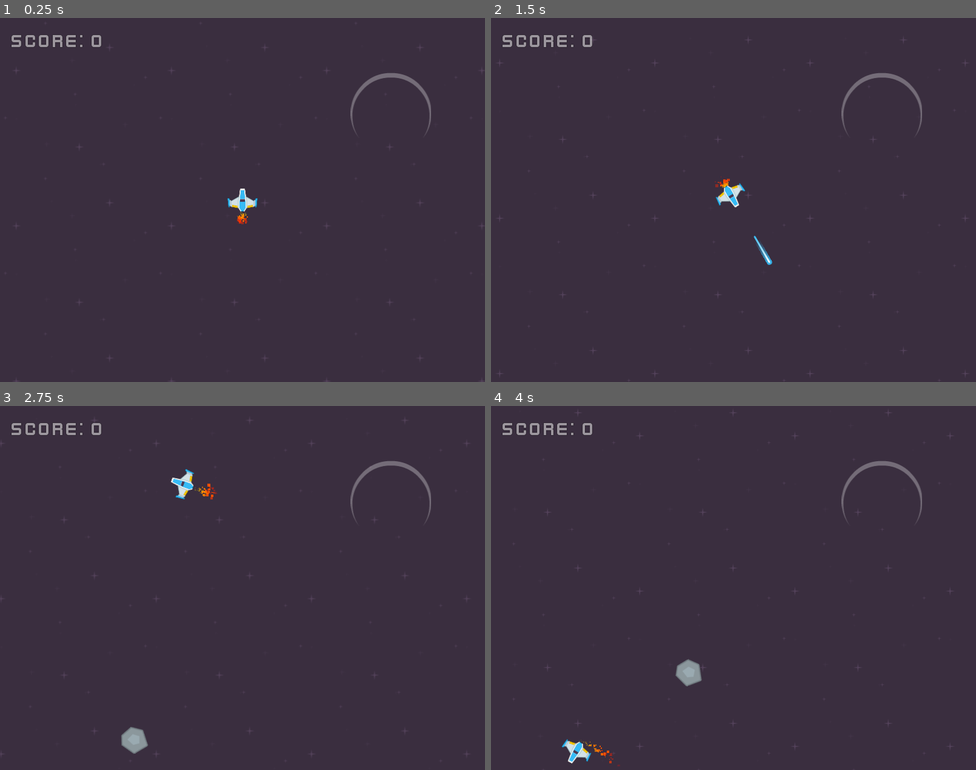
Above: before the commit, frames 1-4 (two rows, left to right).
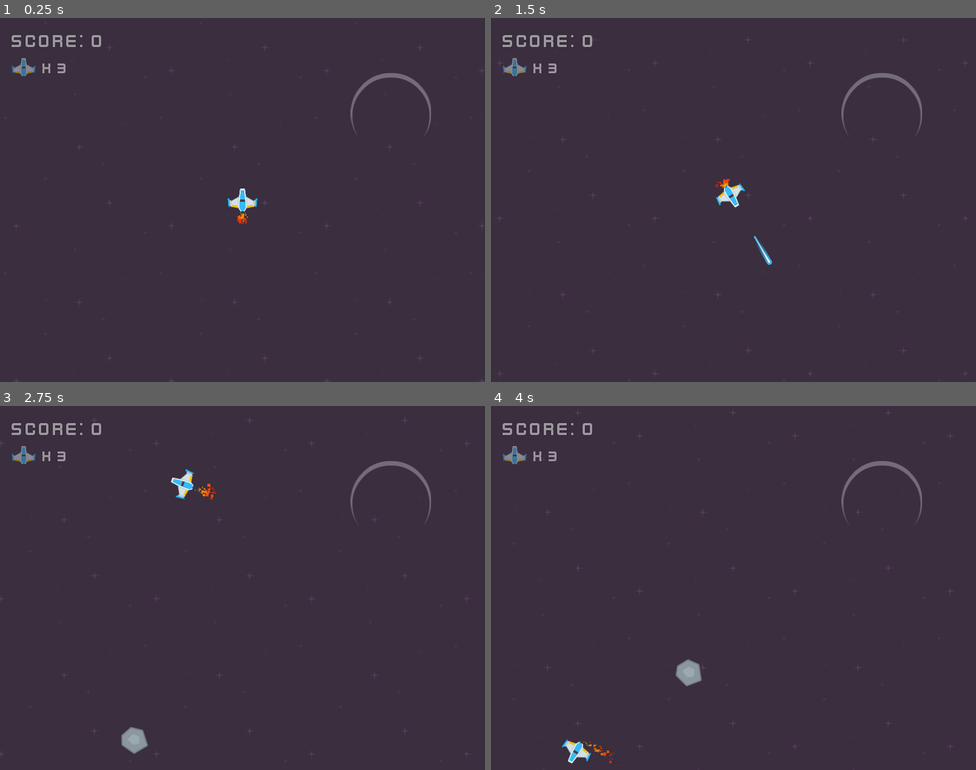
Above: after the commit, the same moments.

Repository: nicognito/game-a-week-001
Game: Godot game, scene res://scenes/level.tscn
The game is run twice, just before and just after one commit, with the same random seed, the same clock (stepped at 60 frames per second) and the same inputs.
Inputs:
- Up to frame 1 (0.25 s): no input
- Up to frame 2 (1.5 s): tap Enter at 0.5 s; hold D (turn_right) 0.53-1.28 s; tap Space (fire) at 0.6, 1.35 s; hold S (move_back) from 1.28 s (still down)
- Up to frame 3 (2.75 s): release S (move_back) at 2.03 s; hold D (turn_right) from 2.03 s (still down); tap Space (fire) at 2.1 s
- Up to frame 4 (4 s): release D (turn_right) at 2.78 s; hold W (move_forward) 2.78-3.53 s; tap Space (fire) at 2.85, 3.6 s; hold A (turn_left) from 3.53 s (still down)

The runs differ from the first frame. In frame 1, 0.2% of the frame differs, in the area x 2-14%, y 11-16%; in frame 2, 0.2%; in frame 3, 0.2%; in frame 4, 0.2%.

Commit message:
Display life

Diff:
--- a/scenes/level.tscn
+++ b/scenes/level.tscn
@@ -1,9 +1,10 @@
-[gd_scene load_steps=7 format=3 uid="uid://vckxp7glvgdk"]
+[gd_scene load_steps=9 format=3 uid="uid://vckxp7glvgdk"]
 
 [ext_resource type="Script" path="res://scripts/level.gd" id="1_3wia8"]
 [ext_resource type="PackedScene" uid="uid://b8338plkfvf4a" path="res://scenes/background.tscn" id="1_gq35q"]
 [ext_resource type="Texture2D" uid="uid://d33e8k8aohbob" path="res://assets/textures/background/shield1.png" id="3_5b4mc"]
 [ext_resource type="FontFile" uid="uid://dqu47qhe3gjsx" path="res://assets/font/kenvector_future_thin.ttf" id="4_v0x4k"]
+[ext_resource type="Texture2D" uid="uid://cemr0dqjxdwyd" path="res://assets/textures/player/playerShip1_blue.png" id="5_wu5h2"]
 
 [sub_resource type="Curve2D" id="Curve2D_u32ap"]
 _data = {
@@ -16,6 +17,10 @@
 font_size = 32
 outline_size = 2
 outline_color = Color(0, 0, 0, 1)
+
+[sub_resource type="LabelSettings" id="LabelSettings_5e1jf"]
+font = ExtResource("4_v0x4k")
+font_size = 26
 
 [node name="Level" type="Node2D"]
 script = ExtResource("1_3wia8")
@@ -49,4 +54,19 @@
 text = "SCORE: 9999"
 label_settings = SubResource("LabelSettings_sly4s")
 
+[node name="LifeLabel" type="Label" parent="HUD"]
+modulate = Color(1, 1, 1, 0.501961)
+offset_left = 70.0
+offset_top = 68.0
+offset_right = 117.0
+offset_bottom = 103.0
+text = "x 3"
+label_settings = SubResource("LabelSettings_5e1jf")
+
+[node name="PlayerShip1Blue" type="Sprite2D" parent="HUD"]
+modulate = Color(1, 1, 1, 0.501961)
+position = Vector2(39, 81)
+scale = Vector2(0.4, 0.4)
+texture = ExtResource("5_wu5h2")
+
 [connection signal="timeout" from="Timer" to="." method="_on_timer_timeout"]
--- a/scripts/level.gd
+++ b/scripts/level.gd
@@ -3,6 +3,7 @@
 @onready var meteor_spawn_location = $MeteorPath/MeteorSpawnLocation
 @onready var meteor_container = $MeteorContainer
 @onready var score_label = $HUD/ScoreLabel
+@onready var life_label = $HUD/LifeLabel
 
 var player_scene = preload("res://scenes/player.tscn")
 var player: Player = null
@@ -39,7 +40,9 @@
 
 func _ready():
 	score = 0
+	life = 3
 	score_label.text = "SCORE: " + str(score)
+	life_label.text = "X " + str(life)
 	spawn_player()
 
 
@@ -74,6 +77,7 @@
 	player.queue_free()
 	player = null
 	life -= 1
+	life_label.text = "X " + str(life)
 
 	if life:
 		await get_tree().create_timer(2).timeout
